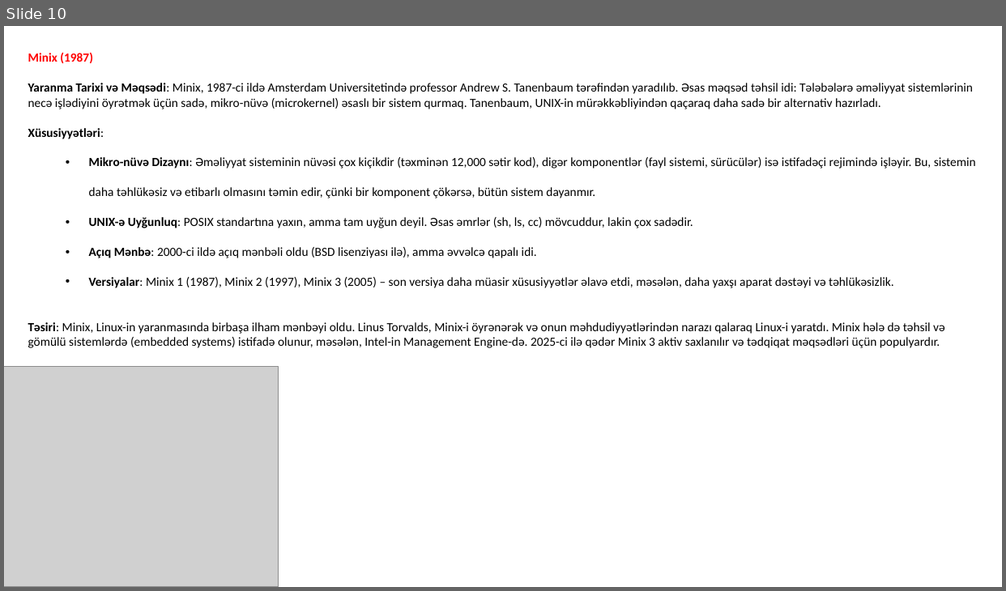
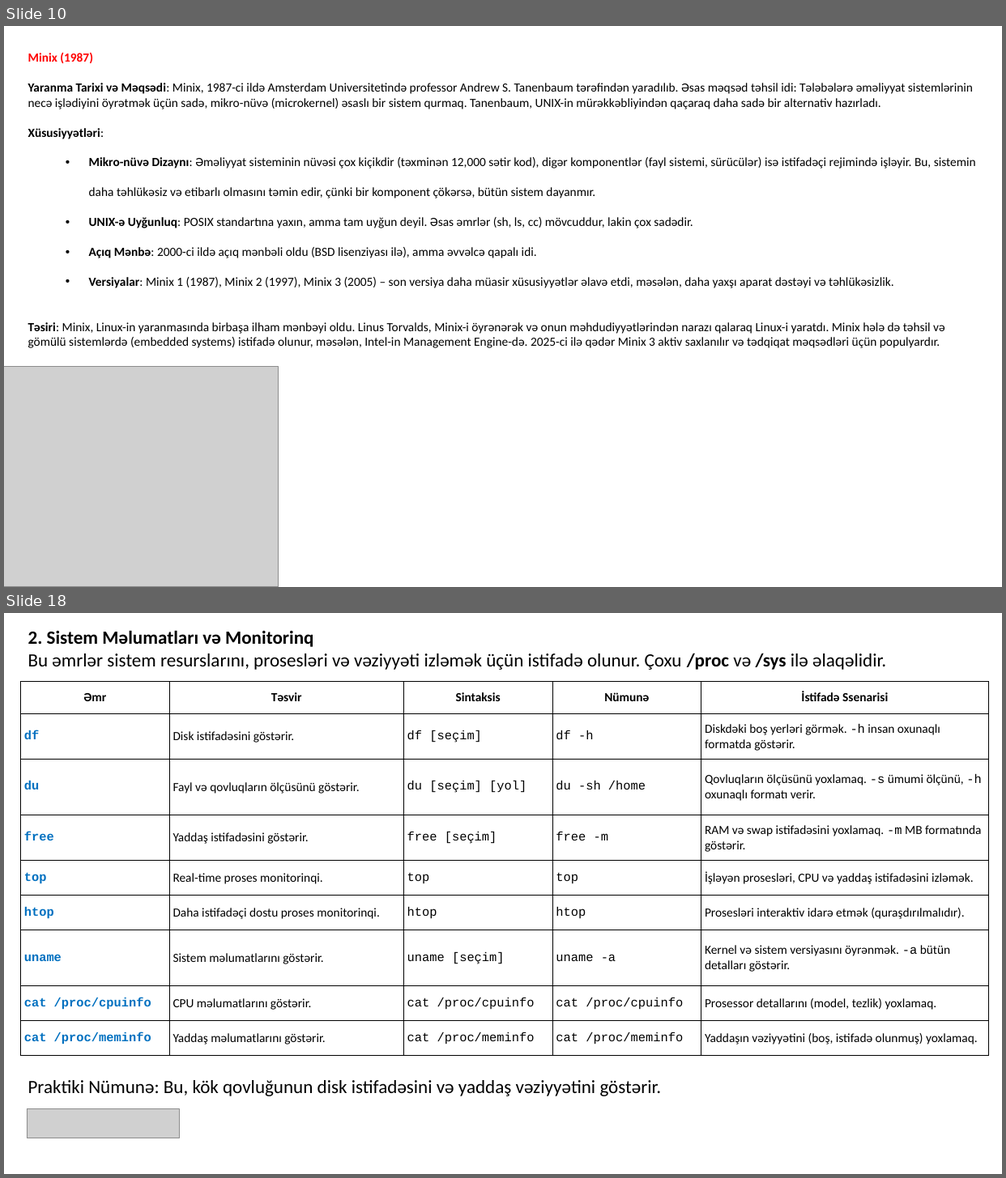
Before and after one commit to codeurient/DevOps, a slide deck: .lessons/1 operating systems/1 linux/1.pptx. Shown one above the other, each under a label of ours: slide 10 before the commit, slides 10 and 18 after it; the slides between them are not shown. The pictures are 1006x591 and 1006x1178 pixels, drawn with LibreOffice and Linux fonts; fonts in the diff are those of the drawing; grey boxes stand for pictures. Boxes give left, top, right and bottom in pixels: in the first picture for what was removed or moved away, otherwise in the second. Text is boxed around its words. In the diff, an @@ line names an element or a change of style, - is before the commit and + after.

```diff
--- a/.lessons/1 operating systems/1 linux/1.pptx
+++ b/.lessons/1 operating systems/1 linux/1.pptx
@@ slide 18 added at bbox=[4, 613, 1002, 1174], background #FFFFFF @@
@@ text added at bbox=[28, 630, 886, 1097], 18 pt, text #000000 @@
+2. Sistem Məlumatları və Monitorinq
+Bu əmrlər sistem resurslarını, prosesləri və vəziyyəti izləmək üçün istifadə olunur. Çoxu /proc və /sys ilə əlaqəlidir.
+Praktiki Nümunə: Bu, kök qovluğunun disk istifadəsini və yaddaş vəziyyətini göstərir.
@@ table added at bbox=[20, 682, 989, 1056], 9 rows, 5 columns @@
+Əmr | Təsvir | Sintaksis | Nümunə | İstifadə Ssenarisi
+df | Disk istifadəsini göstərir. | df [seçim] | df -h | Diskdəki boş yerləri görmək. -h insan oxunaqlı formatda göstərir.
+du | Fayl və qovluqların ölçüsünü göstərir. | du [seçim] [yol] | du -sh /home | Qovluqların ölçüsünü yoxlamaq. -s ümumi ölçünü, -h oxunaqlı formatı verir.
+free | Yaddaş istifadəsini göstərir. | free [seçim] | free -m | RAM və swap istifadəsini yoxlamaq. -m MB formatında göstərir.
+top | Real-time proses monitorinqi. | top | top | İşləyən prosesləri, CPU və yaddaş istifadəsini izləmək.
+htop | Daha istifadəçi dostu proses monitorinqi. | htop | htop | Prosesləri interaktiv idarə etmək (quraşdırılmalıdır).
+uname | Sistem məlumatlarını göstərir. | uname [seçim] | uname -a | Kernel və sistem versiyasını öyrənmək. -a bütün detalları göstərir.
+cat /proc/cpuinfo | CPU məlumatlarını göstərir. | cat /proc/cpuinfo | cat /proc/cpuinfo | Prosessor detallarını (model, tezlik) yoxlamaq.
+cat /proc/meminfo | Yaddaş məlumatlarını göstərir. | cat /proc/meminfo | cat /proc/meminfo | Yaddaşın vəziyyətini (boş, istifadə olunmuş) yoxlamaq.
@@ picture added at bbox=[27, 1110, 179, 1139] @@
```
Also in this commit, not shown: 16 other slides added, 4 slides removed.
